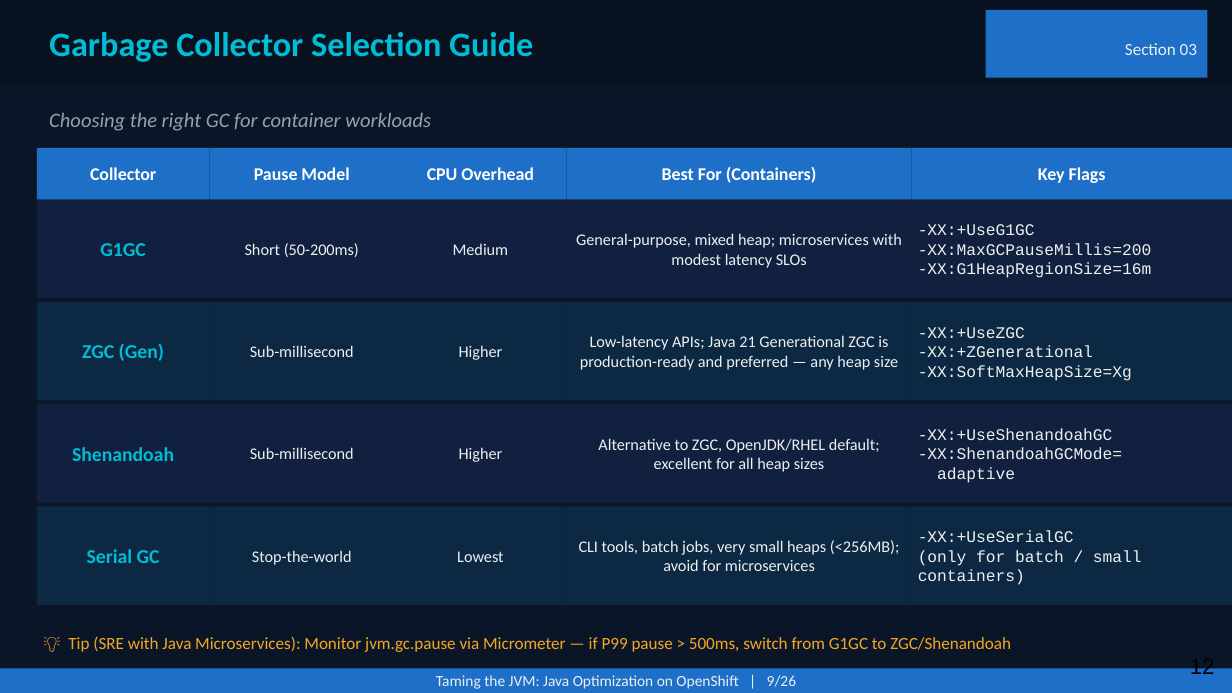
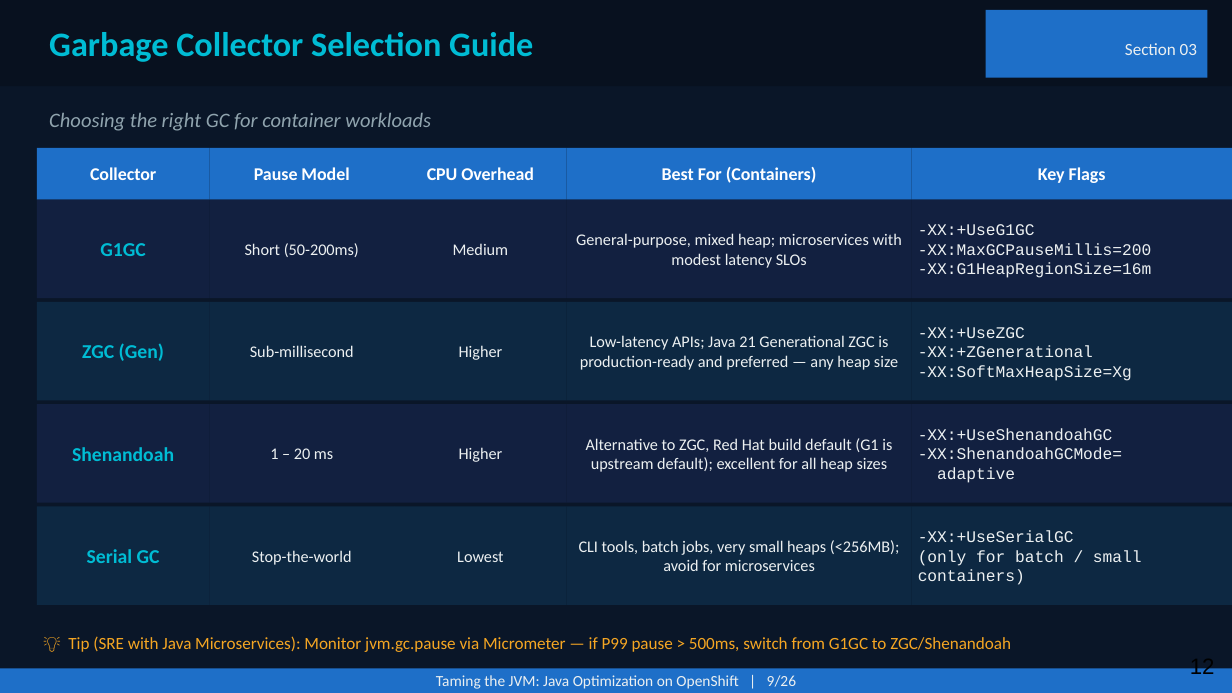
Before and after one commit to patterncatalyst/quarkus-optimization, a slide deck: slide 12 of presentation/optimizing-quarkus-on-kubernetes.pptx. Drawn at 1232x693 pixels with LibreOffice and Linux fonts; fonts in the diff are those of the drawing. Boxes give left, top, right and bottom in pixels: in the first picture for what was removed or moved away, otherwise in the second. Text is boxed around its words. In the diff, an @@ line names an element or a change of style, - is before the commit and + after.

```diff
--- a/presentation/optimizing-quarkus-on-kubernetes.pptx
+++ b/presentation/optimizing-quarkus-on-kubernetes.pptx
@@ text at [270,448,333,459]: text changed @@
-Sub-millisecond
+1 – 20 ms
@@ text at [586,438,892,472]: text changed @@
-Alternative to ZGC, OpenJDK/RHEL default; excellent for all heap sizes
+Alternative to ZGC, Red Hat build default (G1 is upstream default); excellent for all heap sizes
```
Also in this commit, not shown: 10 other slides changed, 1 other file.
